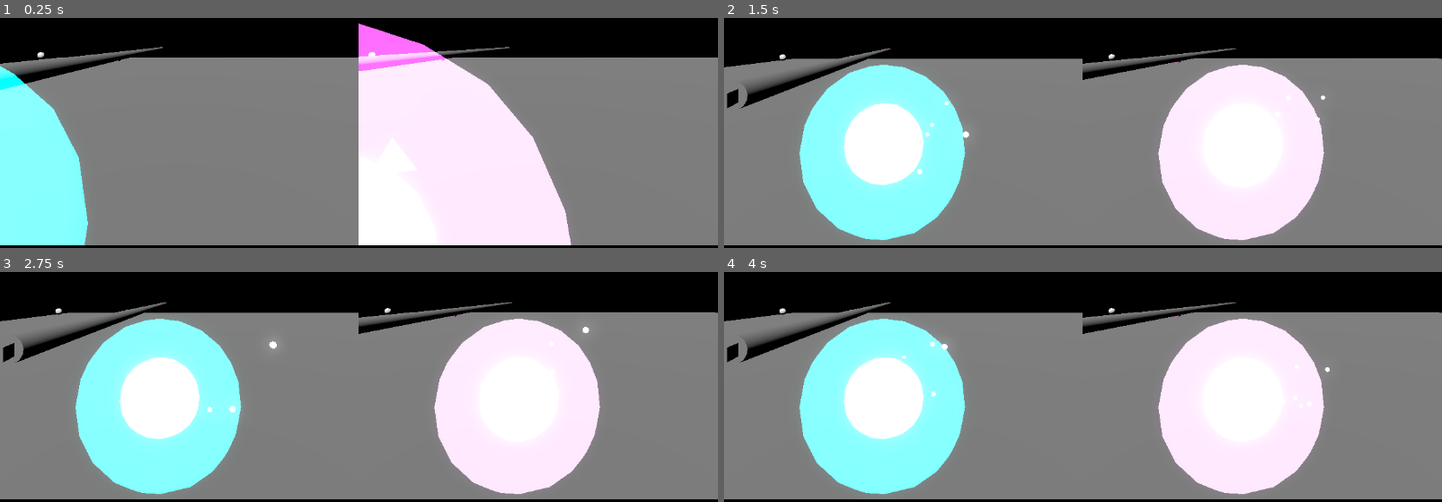
Above: before the commit, frames 1-4 (two rows, left to right).
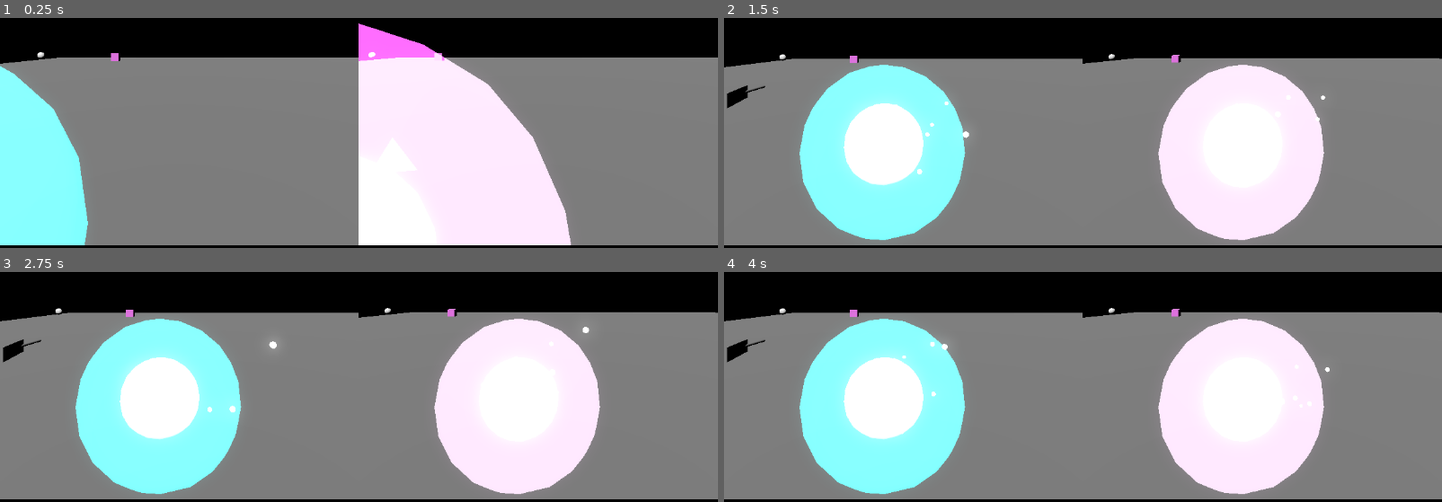
Above: after the commit, the same moments.

Repository: Tutita-Dev/fragmented-soul
Game: Godot game, scene res://scenes/Test/TestLevel.tscn
Two runs of this game, one before a commit and one after it. Both use one fixed random seed, a clock stepped at 60 frames per second and the inputs below.
Inputs:
- Up to frame 1 (0.25 s): no input
- Up to frame 2 (1.5 s): tap Enter at 0.5 s
- Up to frame 3 (2.75 s): tap Space at 2 s
- Up to frame 4 (4 s): no input

The runs differ from the first frame. In frame 1, 1.8% of the frame differs, in the area x 0-71%, y 12-32%; in frame 2, 1.8%; in frame 3, 1.8%; in frame 4, 1.8%.

Commit message:
Add Gizmos to Fragment and change name of camera_ring to camera_rig

Diff:
--- a/scenes/player/camera_ring.tscn
+++ b/scenes/player/camera_ring.tscn
@@ -1,9 +1,9 @@
 [gd_scene format=3 uid="uid://dw5s48w6se2m5"]
 
 [ext_resource type="Script" uid="uid://k2sg7uinh4hb" path="res://scripts/player/camera_follow.gd" id="1_iurfe"]
-[ext_resource type="Script" uid="uid://cp581yb1ymw1y" path="res://scripts/player/camera_ring.gd" id="1_ndgra"]
+[ext_resource type="Script" uid="uid://cp581yb1ymw1y" path="res://scripts/player/camera_rig.gd" id="1_ndgra"]
 
-[node name="CameraRing" type="Node" unique_id=171515326]
+[node name="CameraRig" type="Node" unique_id=171515326]
 script = ExtResource("1_ndgra")
 
 [node name="HBoxContainer" type="HBoxContainer" parent="." unique_id=1391508480]
--- a/scripts/light/light_system.gd
+++ b/scripts/light/light_system.gd
@@ -3,9 +3,17 @@
 
 const FRAGMENT_MASK := 2  # bit de Layer 2 (fragmentos + receptor)
 const MAX_BOUNCES := 8
-const MAX_RAY_DISTANCE := 100.0
+const MAX_RAY_DISTANCE := 100.0  # alcance real del raycast, no tocar por escala de nivel
 
 @export var emitter: Node3D  # asignar en el inspector, el nodo del light_emitter
+
+# Largo VISUAL de un rayo que no choca con nada. Deliberadamente chico y
+# desacoplado de MAX_RAY_DISTANCE (que sigue siendo 100 para la detección
+# real). Un segmento largo, visto desde una cámara muy cerca de su origen
+# y casi alineada con su dirección, siempre se va a ver como una cuña por
+# perspectiva pura — no hay largo "correcto" universal, así que se ajusta
+# chico para esta escala de nivel. Tunear por nivel si hace falta.
+@export var miss_beam_length: float = 2.0
 
 var beam_pool: Array[MeshInstance3D] = []
 var _needs_retrace := true
@@ -50,7 +58,7 @@
 	var result := space_state.intersect_ray(query)
 
 	if result.is_empty():
-		out_segments.append({"from": origin, "to": origin + direction.normalized() * MAX_RAY_DISTANCE})
+		out_segments.append({"from": origin, "to": origin + direction.normalized() * miss_beam_length})
 		return
 
 	out_segments.append({"from": origin, "to": result.position})
@@ -76,7 +84,11 @@
 func _render_beams(segments: Array[Dictionary]) -> void:
 	while beam_pool.size() < segments.size():
 		var mesh := MeshInstance3D.new()
-		mesh.mesh = CylinderMesh.new()
+		var cyl := CylinderMesh.new()
+		cyl.top_radius = 0.05  # grosor placeholder; reemplazar en B8 con arte/shader real
+		cyl.bottom_radius = 0.05
+		cyl.height = 2.0
+		mesh.mesh = cyl
 		add_child(mesh)
 		beam_pool.append(mesh)
 
@@ -95,7 +107,18 @@
 	if dist < 0.001:
 		beam.visible = false
 		return
+	var dir := (to - from) / dist  # normalizado, dist ya calculado arriba
+
+	# look_at() queda indeterminado (transform degenerado -> mesh deformado/
+	# gigante) cuando la dirección del beam es casi paralela al vector "up"
+	# que se le pasa. Con rayos que rebotan casi verticales (normal de un
+	# fragmento apuntando hacia arriba, por ejemplo) esto pasa seguido.
+	# Fallback: si dir está casi alineada con UP, usar RIGHT como referencia.
+	var up_ref := Vector3.UP
+	if absf(dir.dot(Vector3.UP)) > 0.99:
+		up_ref = Vector3.RIGHT
+
 	beam.global_position = mid
-	beam.look_at(to, Vector3.UP)
+	beam.look_at(to, up_ref)
 	beam.rotate_object_local(Vector3.RIGHT, PI / 2.0)
 	beam.scale.y = dist / 2.0
--- a/scripts/mirror/fragment.gd
+++ b/scripts/mirror/fragment.gd
@@ -1,18 +1,62 @@
 # scripts/mirror/fragment.gd
+@tool
 class_name Fragment
 extends Node3D
 
-@export var can_translate: bool = false
-@export var translate_range: float = 2.0
+@export var can_translate: bool = false:
+	set(value):
+		can_translate = value
+		_update_range_gizmo()
+
+@export var translate_range: float = 2.0:
+	set(value):
+		translate_range = value
+		_update_range_gizmo()
+
 @export var behavior: ReflectionBehavior
 
 var origin_position: Vector3
+var _range_gizmo: MeshInstance3D
 
 func _ready() -> void:
 	origin_position = position
+	_update_range_gizmo()
 
 func translate_on_axis(axis_index: int, delta_amount: float) -> void:
 	var new_val := position[axis_index] + delta_amount
 	var min_val := origin_position[axis_index] - translate_range
 	var max_val := origin_position[axis_index] + translate_range
 	position[axis_index] = clamp(new_val, min_val, max_val)
+
+# --- Gizmo de rango (solo editor, B5 paso 4) ---
+
+func _update_range_gizmo() -> void:
+	if not Engine.is_editor_hint():
+		return
+	if not can_translate:
+		if _range_gizmo:
+			_range_gizmo.visible = false
+		return
+	if not _range_gizmo:
+		_range_gizmo = MeshInstance3D.new()
+		_range_gizmo.mesh = ImmediateMesh.new()
+		var mat := StandardMaterial3D.new()
+		mat.albedo_color = Color(1.0, 1.0, 0.0, 0.6)
+		mat.shading_mode = BaseMaterial3D.SHADING_MODE_UNSHADED
+		mat.transparency = BaseMaterial3D.TRANSPARENCY_ALPHA
+		_range_gizmo.material_override = mat
+		add_child(_range_gizmo)
+		if Engine.is_editor_hint():
+			_range_gizmo.owner = null # no se guarda en la escena
+
+	_range_gizmo.visible = true
+	var mesh: ImmediateMesh = _range_gizmo.mesh
+	mesh.clear_surfaces()
+	mesh.surface_begin(Mesh.PRIMITIVE_LINES)
+	# Eje X (P1)
+	mesh.surface_add_vertex(Vector3(-translate_range, 0, 0))
+	mesh.surface_add_vertex(Vector3(translate_range, 0, 0))
+	# Eje Z (P2)
+	mesh.surface_add_vertex(Vector3(0, 0, -translate_range))
+	mesh.surface_add_vertex(Vector3(0, 0, translate_range))
+	mesh.surface_end()
Renamed: scripts/player/camera_ring.gd -> scripts/player/camera_rig.gd
Renamed: scripts/player/camera_ring.gd.uid -> scripts/player/camera_rig.gd.uid
